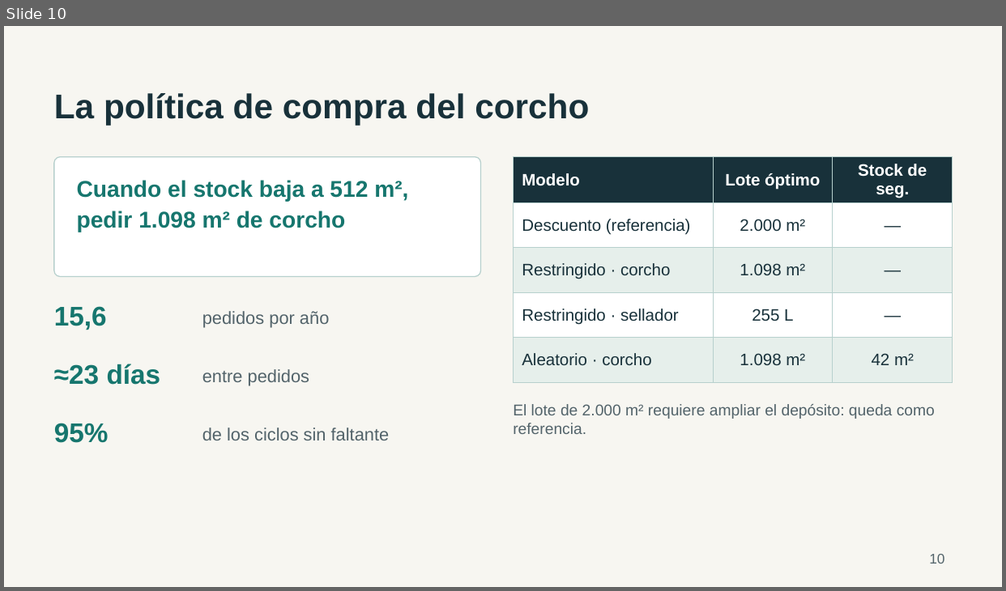
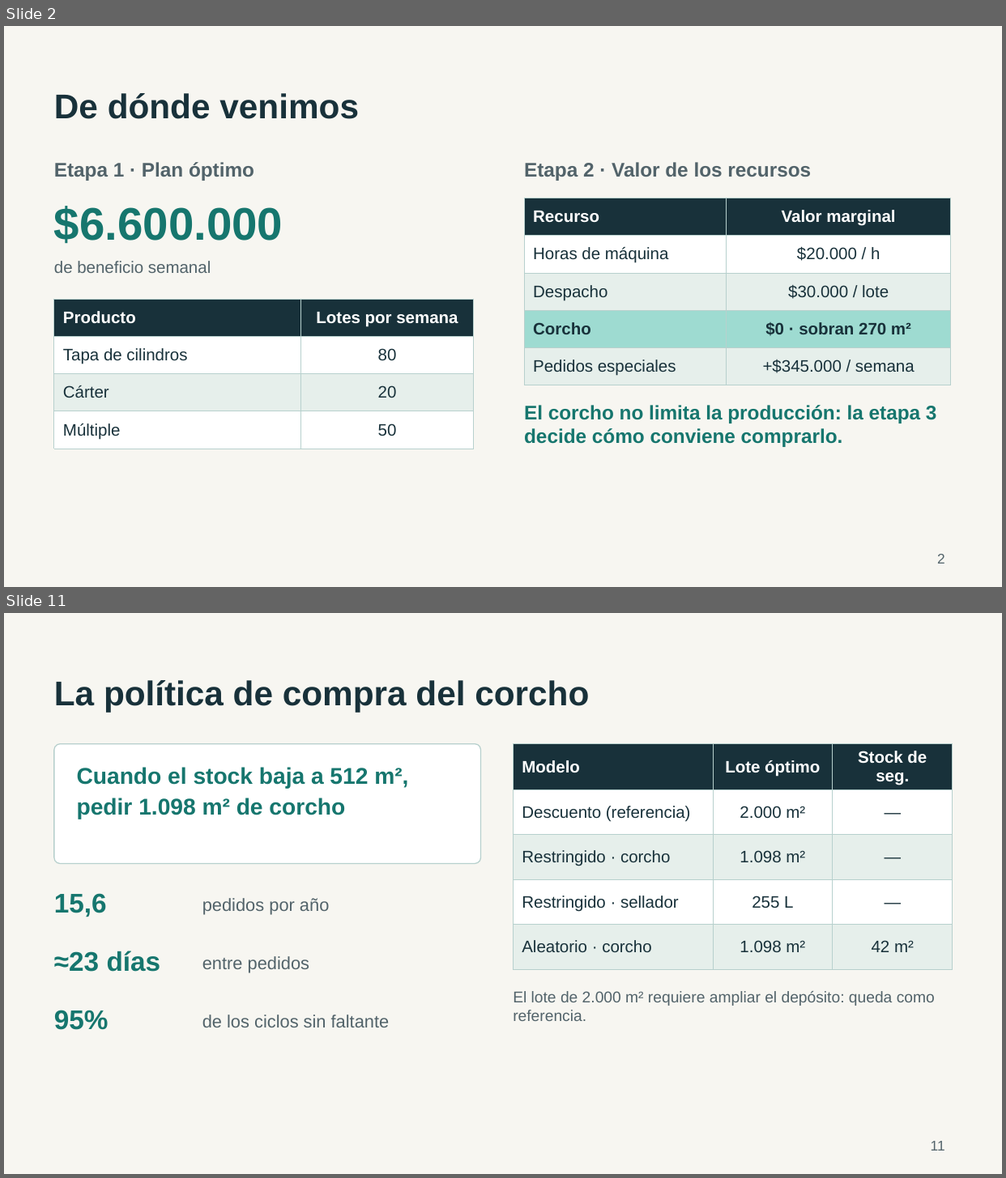
Before and after one commit to JuanBonadeo/utn_brain, a slide deck: materias/IO/entregables/etapa3/IO_402_Grupo1_Etapa3_Presentacion.pptx. Shown one above the other, each under a label of ours: slide 10 before the commit, slides 2 and 11 after it; the slides between them are not shown. The pictures are 1006x591 and 1006x1178 pixels, drawn with LibreOffice and Linux fonts; fonts in the diff are those of the drawing. Boxes give left, top, right and bottom in pixels: in the first picture for what was removed or moved away, otherwise in the second. Text is boxed around its words. In the diff, an @@ line names an element or a change of style, - is before the commit and + after.

```diff
--- a/materias/IO/entregables/etapa3/IO_402_Grupo1_Etapa3_Presentacion.pptx
+++ b/materias/IO/entregables/etapa3/IO_402_Grupo1_Etapa3_Presentacion.pptx
@@ slide 2 added at (x1=4, y1=26, x2=1002, y2=587), background #F7F6F1 @@
@@ title added at (x1=54, y1=93, x2=359, y2=119), 33 pt, text #18313A, bold @@
+De dónde venimos
@@ text added at (x1=54, y1=162, x2=254, y2=181), 19 pt, text #52636A, bold @@
+Etapa 1 · Plan óptimo
@@ text added at (x1=524, y1=162, x2=811, y2=181), 19 pt, text #52636A, bold @@
+Etapa 2 · Valor de los recursos
@@ text added at (x1=54, y1=206, x2=283, y2=244), 44 pt, text #16766E, bold @@
+$6.600.000
@@ table added at (x1=524, y1=199, x2=951, y2=379), 5 rows, 2 columns @@
+Recurso | Valor marginal
+Horas de máquina | $20.000 / h
+Despacho | $30.000 / lote
+Corcho | $0 · sobran 270 m²
+Pedidos especiales | +$345.000 / semana
@@ text added at (x1=54, y1=261, x2=211, y2=273), 16 pt, text #52636A @@
+de beneficio semanal
@@ table added at (x1=54, y1=299, x2=473, y2=442), 4 rows, 2 columns @@
+Producto | Lotes por semana
+Tapa de cilindros | 80
+Cárter | 20
+Múltiple | 50
@@ text added at (x1=524, y1=405, x2=937, y2=447), 19 pt, text #16766E, bold @@
+El corcho no limita la producción: la etapa 3 decide cómo conviene comprarlo.
@@ page number added at (x1=937, y1=554, x2=945, y2=564), 13.5 pt, text #52636A @@
+2
@@ what was slide 10 is now slide 11 @@
@@ page number at (x1=931, y1=1141, x2=945, y2=1151): text changed @@
-10
+11
```
Also in this commit, not shown: 7 slides changed, 3 other slides added, 4 slides removed, 1 other file.
